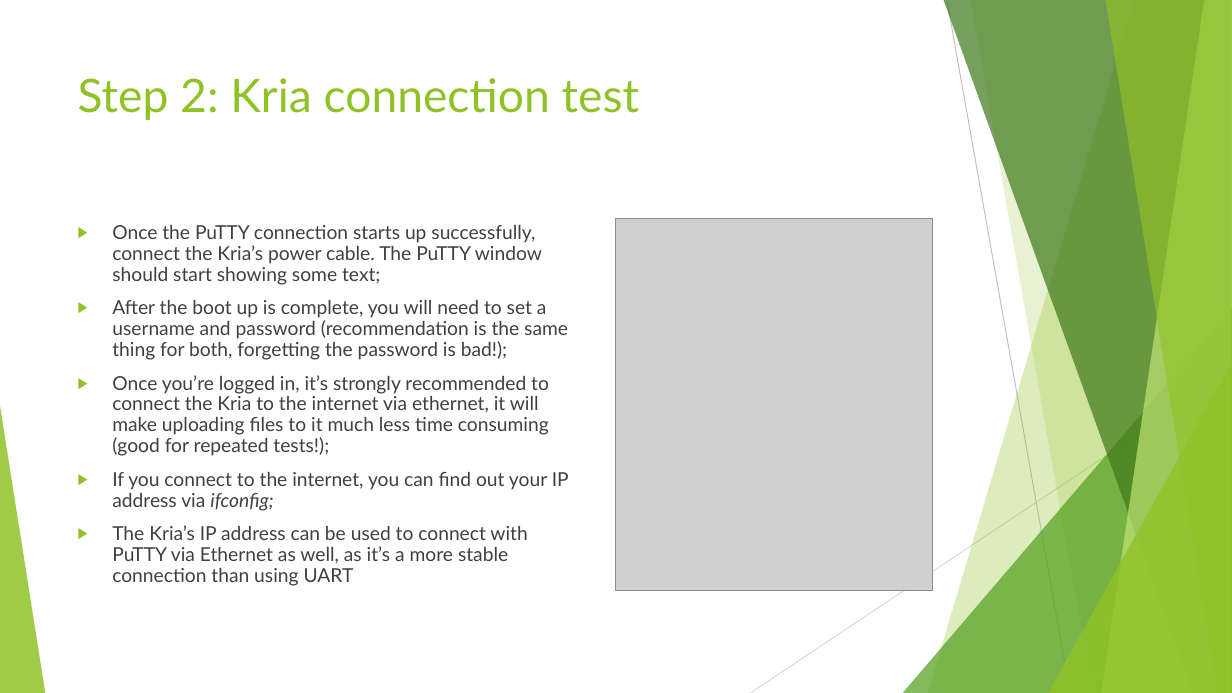
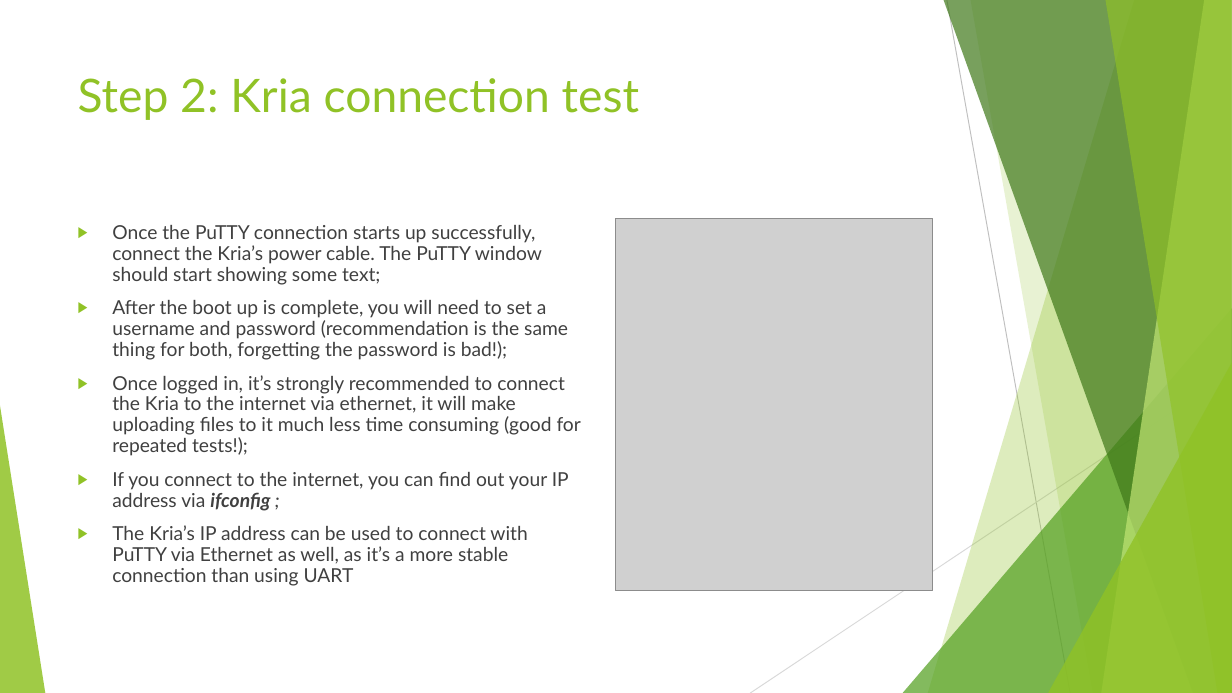
Before and after one commit to GiuseppeSatta/AXI-based-drivers, a slide deck: slide 6 of AXI DMA Driver Test Instructions.pptx (slide 4 before the commit). Drawn at 1232x693 pixels with LibreOffice and Linux fonts; fonts in the diff are those of the drawing; grey boxes stand for pictures. Boxes give left, top, right and bottom in pixels: in the first picture for what was removed or moved away, otherwise in the second. Text is boxed around its words. In the diff, an @@ line names an element or a change of style, - is before the commit and + after.

```diff
--- a/AXI DMA Driver Test Instructions.pptx
+++ b/AXI DMA Driver Test Instructions.pptx
@@ text at bbox=[112, 375, 581, 511]: text changed @@
-▶ Once you’re logged in, it’s strongly recommended to connect the Kria to the internet via ethernet, it will make uploading files to it much less time consuming (good for repeated tests!);
-▶ If you connect to the internet, you can find out your IP address via ifconfig;
+▶ Once logged in, it’s strongly recommended to connect the Kria to the internet via ethernet, it will make uploading files to it much less time consuming (good for repeated tests!);
+▶ If you connect to the internet, you can find out your IP address via ifconfig ;
```
Also in this commit, not shown: 4 other slides changed, 6 slides added, 1 slide removed.
